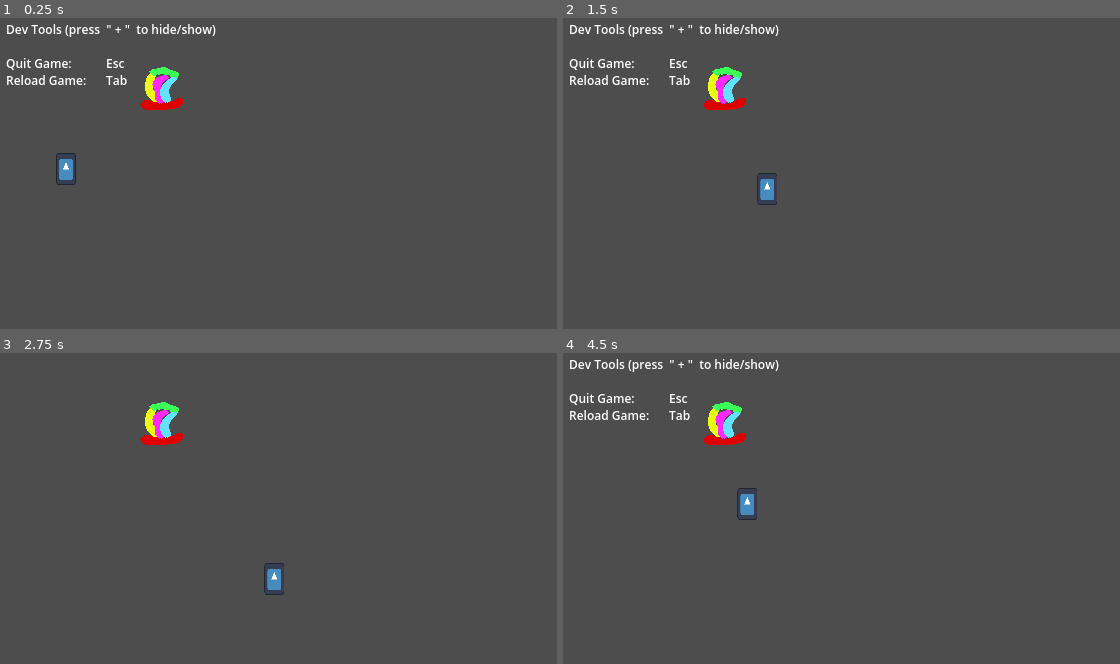
Above: before the commit, frames 1-4 (two rows, left to right).
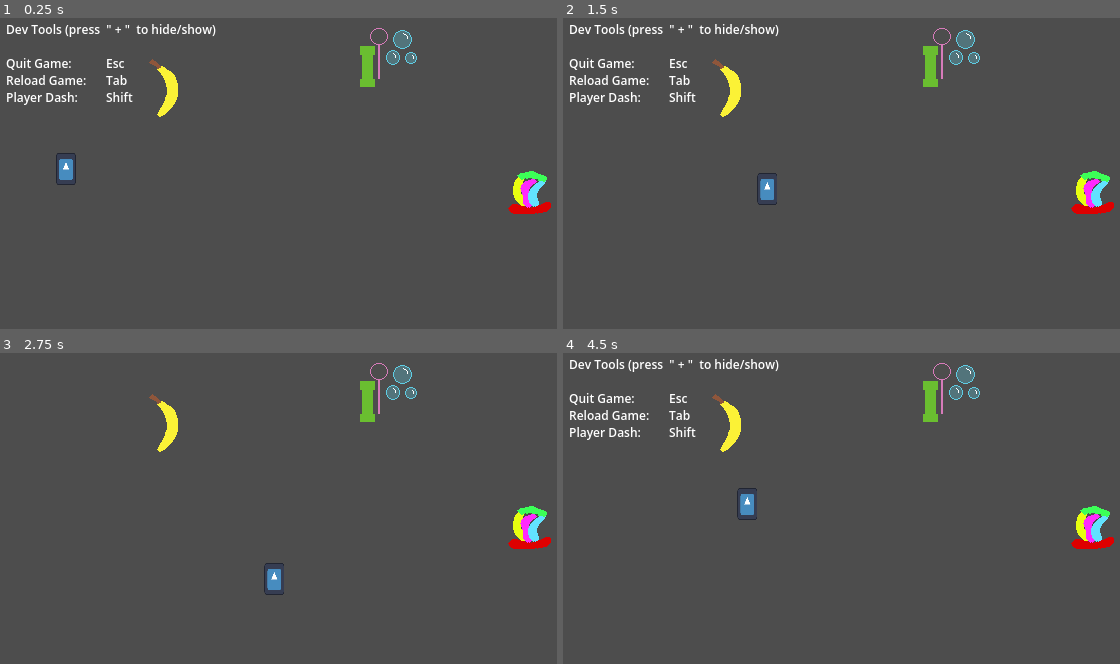
Above: after the commit, the same moments.

Repository: CarolineRoemer1998/NotABug
Game: Godot game, scene res://components/main/main.tscn
The game is run twice, just before and just after one commit, with the same random seed, the same clock (stepped at 60 frames per second) and the same inputs. The engine's default icon, where the game draws it, is replaced by a stand-in: a white triangle on a blue panel in a dark square.
Inputs:
- Up to frame 1 (0.25 s): no input
- Up to frame 2 (1.5 s): tap Enter at 0.5 s; hold D (move_right) 0.53-1.28 s; tap Shift (dash) at 0.6, 1.35 s; hold S (move_down) from 1.28 s (still down)
- Up to frame 3 (2.75 s): release S (move_down) at 2.03 s; hold D (move_right) from 2.03 s (still down); tap ] (show_or_hide_dev_tools) at 2.1 s; tap Shift (dash) at 2.3 s
- Up to frame 4 (4.5 s): release D (move_right) at 2.78 s; hold W (move_up) 2.78-3.53 s; tap Shift (dash) at 2.85, 3.6 s; hold A (move_left) from 3.53 s (still down); tap ] (show_or_hide_dev_tools) at 4.35 s

The runs differ from the first frame. In frame 1, 2.4% of the frame differs, in the area x 1-99%, y 3-64%; in frame 2, 2.4%; in frame 3, 2.2%; in frame 4, 2.4%.

Commit message:
Player can now collect items; Added some temporary placeholder item assets

Diff:
--- /dev/null
+++ b/components/items/Variants/Banana.tres
@@ -0,0 +1,13 @@
+[gd_resource type="Resource" script_class="ItemData" format=3 uid="uid://bywfccd17m23r"]
+
+[ext_resource type="Texture2D" uid="uid://car8bwintfd2h" path="res://components/items/TempArt/Banana.png" id="1_qqfxr"]
+[ext_resource type="Script" uid="uid://dtxdvlwyjt21l" path="res://components/items/ItemData.gd" id="1_viqge"]
+
+[resource]
+script = ExtResource("1_viqge")
+item_name = "Banana"
+type = 1
+fear_reduction = 30.0
+item_texture = ExtResource("1_qqfxr")
+wearable_texture = ExtResource("1_qqfxr")
+metadata/_custom_type_script = "uid://dtxdvlwyjt21l"
--- /dev/null
+++ b/components/items/Variants/Bubbles.tres
@@ -0,0 +1,13 @@
+[gd_resource type="Resource" script_class="ItemData" format=3 uid="uid://conptwbmdslrp"]
+
+[ext_resource type="Texture2D" uid="uid://du3dsw5ejpyv0" path="res://components/items/TempArt/Bubbles.png" id="1_15uej"]
+[ext_resource type="Script" uid="uid://dtxdvlwyjt21l" path="res://components/items/ItemData.gd" id="1_ywvcx"]
+
+[resource]
+script = ExtResource("1_ywvcx")
+item_name = "Bubbles"
+type = 2
+fear_reduction = 30.0
+item_texture = ExtResource("1_15uej")
+wearable_texture = ExtResource("1_15uej")
+metadata/_custom_type_script = "uid://dtxdvlwyjt21l"
--- a/components/items/item.gd
+++ b/components/items/item.gd
@@ -1,9 +1,10 @@
 class_name Item
-extends Node2D
+extends StaticBody2D
 
 enum TYPE { Hat, MeleeWeapon, RangedWeapon, Shoes, Mouth, Top, Bottom } # nicht final
 
-@onready var sprite_2d: Sprite2D = $Visuals/Sprite2D
+@onready var sprite_2d_as_collectable_item: Sprite2D = $Visuals/Sprite2D_AsCollectableItem
+@onready var sprite_2d_as_worn_by_enemy: Sprite2D = $Visuals/Sprite2D_AsWornByEnemy
 
 const ITEM : PackedScene = preload("res://components/items/item.tscn")
 
@@ -15,9 +16,13 @@
 	return new_item
 
 func _ready() -> void:
+	Signals.item_collected.connect(handle_item_collected)
 	set_data()
-	print(name, ": ", global_position)
+
+func handle_item_collected(_item: Item):
+	if _item == self:
+		sprite_2d_as_collectable_item.visible = false
 
 func set_data():
 	name = item_data.item_name
-	sprite_2d.texture = item_data.item_texture
+	sprite_2d_as_collectable_item.texture = item_data.item_texture
--- a/components/items/item.tscn
+++ b/components/items/item.tscn
@@ -2,9 +2,18 @@
 
 [ext_resource type="Script" uid="uid://bm377hkfwsb30" path="res://components/items/item.gd" id="1_cco1e"]
 
-[node name="Item" type="Node2D" unique_id=414266010]
+[sub_resource type="CircleShape2D" id="CircleShape2D_cco1e"]
+
+[node name="Item" type="StaticBody2D" unique_id=240224973]
+collision_layer = 4
 script = ExtResource("1_cco1e")
 
 [node name="Visuals" type="Node2D" parent="." unique_id=1110195534]
 
-[node name="Sprite2D" type="Sprite2D" parent="Visuals" unique_id=20108553]
+[node name="Sprite2D_AsCollectableItem" type="Sprite2D" parent="Visuals" unique_id=20108553]
+
+[node name="Sprite2D_AsWornByEnemy" type="Sprite2D" parent="Visuals" unique_id=1300389570]
+visible = false
+
+[node name="CollisionShape2D" type="CollisionShape2D" parent="." unique_id=1810029213]
+shape = SubResource("CircleShape2D_cco1e")
--- a/components/main/main.tscn
+++ b/components/main/main.tscn
@@ -3,13 +3,17 @@
 [ext_resource type="Script" uid="uid://1hxp663br1o0" path="res://components/main/main.gd" id="1_4k17i"]
 [ext_resource type="PackedScene" uid="uid://bhyxdb3jxn2cx" path="res://components/player/player.tscn" id="1_63q0e"]
 [ext_resource type="Script" uid="uid://dtxdvlwyjt21l" path="res://components/items/ItemData.gd" id="2_wfiak"]
-[ext_resource type="Resource" uid="uid://cs8tqveeast2x" path="res://components/items/Variants/Hat.tres" id="3_w8ifq"]
+[ext_resource type="Resource" uid="uid://cs8tqveeast2x" path="res://components/items/Variants/BalloonHat.tres" id="3_w8ifq"]
+[ext_resource type="Resource" uid="uid://bywfccd17m23r" path="res://components/items/Variants/Banana.tres" id="4_4t43m"]
+[ext_resource type="Resource" uid="uid://conptwbmdslrp" path="res://components/items/Variants/Bubbles.tres" id="5_lnf1j"]
 
 [node name="Main" type="Node2D" unique_id=354944633 node_paths=PackedStringArray("spawn_points")]
 script = ExtResource("1_4k17i")
 spawn_points = [NodePath("Game/ItemSpawnPositions/Spawn1"), NodePath("Game/ItemSpawnPositions/Spawn2"), NodePath("Game/ItemSpawnPositions/Spawn3"), NodePath("Game/ItemSpawnPositions/Spawn4"), NodePath("Game/ItemSpawnPositions/Spawn5")]
 item_variants = Dictionary[ExtResource("2_wfiak"), bool]({
-ExtResource("3_w8ifq"): false
+ExtResource("3_w8ifq"): false,
+ExtResource("4_4t43m"): false,
+ExtResource("5_lnf1j"): false
 })
 
 [node name="Game" type="Node2D" parent="." unique_id=1669510031]
@@ -82,4 +86,5 @@
 text = "Dev Tools (press  \" + \"  to hide/show)
 
 Quit Game:			Esc
-Reload Game:		Tab"
+Reload Game:		Tab
+Player Dash:	      	Shift"
--- a/components/player/player.gd
+++ b/components/player/player.gd
@@ -36,9 +36,10 @@
 			timer_dash_cooldown.start(dash_cooldown_in_seconds)
 			timer_dash_duration.start(dash_duration_in_seconds)
 
-func _on_timer_dash_cooldown_timeout() -> void:
-	pass
-
 func _on_timer_dash_duration_timeout() -> void:
 	is_dashing = false
 	current_speed = SPEED_NORMAL
+
+
+func _on_item_detector_body_entered(item: Item) -> void:
+	Signals.item_collected.emit(item)
--- a/components/player/player.tscn
+++ b/components/player/player.tscn
@@ -20,7 +20,10 @@
 
 [sub_resource type="CapsuleShape2D" id="CapsuleShape2D_wa6cj"]
 
+[sub_resource type="CapsuleShape2D" id="CapsuleShape2D_kfe3d"]
+
 [node name="Player" type="CharacterBody2D" unique_id=284675764]
+collision_mask = 26
 script = ExtResource("1_kfe3d")
 
 [node name="Visuals" type="Node2D" parent="." unique_id=1917120212]
@@ -39,5 +42,12 @@
 [node name="TimerDashDuration" type="Timer" parent="." unique_id=1268488096]
 one_shot = true
 
+[node name="ItemDetector" type="Area2D" parent="." unique_id=1146637189]
+collision_mask = 4
+
+[node name="CollisionShape2D" type="CollisionShape2D" parent="ItemDetector" unique_id=421785177]
+shape = SubResource("CapsuleShape2D_kfe3d")
+
 [connection signal="timeout" from="TimerDashCooldown" to="." method="_on_timer_dash_cooldown_timeout"]
 [connection signal="timeout" from="TimerDashDuration" to="." method="_on_timer_dash_duration_timeout"]
+[connection signal="body_entered" from="ItemDetector" to="." method="_on_item_detector_body_entered"]
--- a/globals/GameManager.gd
+++ b/globals/GameManager.gd
@@ -9,3 +9,10 @@
 var current_game_state : STATE = STATE.Tutorial
 
 var collected_items : Array[Item] = []
+
+func _ready() -> void:
+	Signals.item_collected.connect(handle_item_collected)
+
+func handle_item_collected(item: Item):
+	collected_items.append(item)
+	print(collected_items)
--- a/globals/Signals.gd
+++ b/globals/Signals.gd
@@ -1,2 +1,5 @@
 # Signals.gd (Global)
 extends Node
+
+## Connected: GameManager, Item, später auch Enemy
+signal item_collected(item: Item)
--- a/project.godot
+++ b/project.godot
@@ -70,6 +70,14 @@
 ]
 }
 
+[layer_names]
+
+2d_physics/layer_1="Player"
+2d_physics/layer_2="Enemy"
+2d_physics/layer_3="Item"
+2d_physics/layer_4="Damage"
+2d_physics/layer_5="Obstacles"
+
 [physics]
 
 3d/physics_engine="Jolt Physics"
Binary file added: components/items/TempArt/Banana.png
Not shown, added: components/items/TempArt/Banana.png.import
Binary file added: components/items/TempArt/Bubbles.png
Not shown, added: components/items/TempArt/Bubbles.png.import
Renamed: components/items/Variants/Hat.tres -> components/items/Variants/BalloonHat.tres
